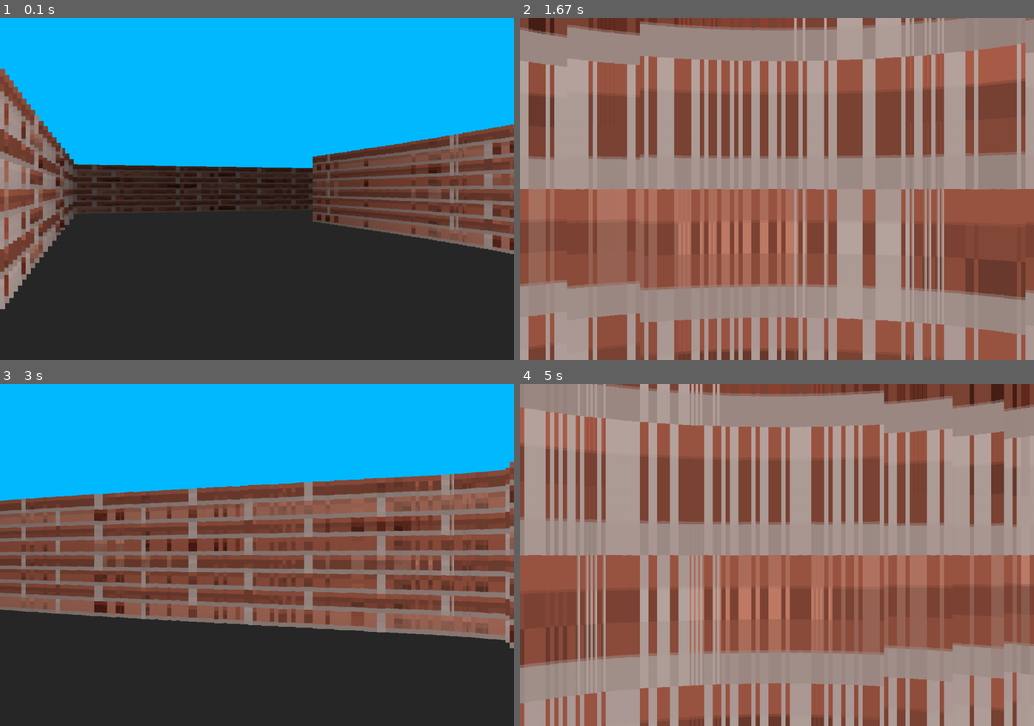
Above: before the commit, frames 1-4 (two rows, left to right).
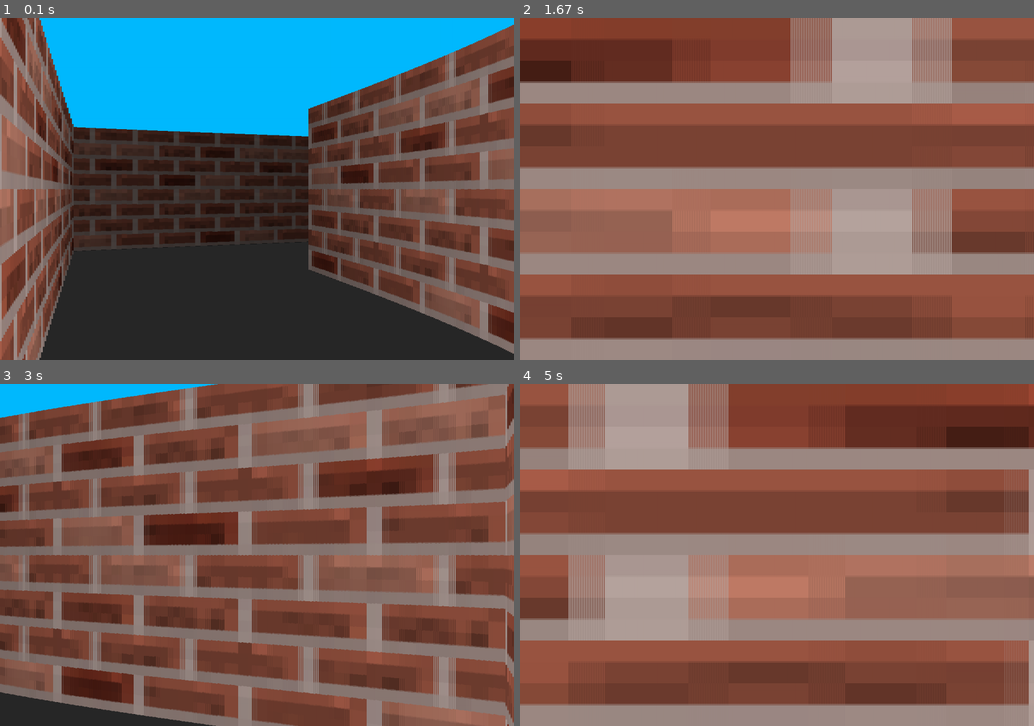
Above: after the commit, the same moments.

Repository: drboss06/yandex_pygame
Game: pygame game, started from main.py
The game is run twice, just before and just after one commit, with the same random seed, the same clock (stepped at 60 frames per second) and the same inputs.
Inputs (mouse positions are in pixels of both pictures, inside the frame that each line leads up to):
- Up to frame 1 (0.1 s): no input
- Up to frame 2 (1.67 s): hold Right 0.33-0.8 s; move the mouse to (756, 202) at 0.37 s; hold Right 0.83-1.3 s; move the mouse to (941, 178) at 0.87 s; hold Left from 1.33 s (still down); move the mouse to (653, 192) at 1.37 s
- Up to frame 3 (3 s): release Left at 1.87 s; hold Left 1.9-2.3 s; move the mouse to (97, 503) at 1.93 s; hold Right 2.33-2.97 s; move the mouse to (334, 435) at 2.37 s
- Up to frame 4 (5 s): hold Left 3-3.47 s; move the mouse to (838, 585) at 3.03 s; hold Right 3.5-3.97 s; move the mouse to (787, 438) at 3.53 s; hold Right 4-4.47 s; move the mouse to (591, 544) at 4.03 s; hold Left from 4.5 s (still down); move the mouse to (782, 589) at 4.53 s

The runs differ from the first frame. In frame 1, 39% of the frame differs, in the area x 0-100%, y 0-100%; in frame 2, 66%; in frame 3, 79%; in frame 4, 66%.

Commit message:
Texture fix

Diff:
--- a/main.py
+++ b/main.py
@@ -4,28 +4,39 @@
 import setings as st
 from map import info_colis, worlds
 from random import randint
+from spriteobjects import *
 
 pygame.init()
 disp = pygame.display.set_mode((st.width, st.height))
 clock = pygame.time.Clock()
 running = True
 tab = False
+sprites = Sprites()
+
+
+def mapping(a, b):
+    return (a // st.TILE) * st.TILE, (b // st.TILE) * st.TILE
+
+
+def world(world_objects):
+    for obj in sorted(world_objects, key=lambda n: n[0], reverse=True):
+        if obj[0]:
+            d, object, object_pos = obj
+            disp.blit(object, object_pos)
+            pro = (st.half_height - object_pos[1])*2
+            col = 255 / (1 + d * d * 0.00002)
+            pygame.gfxdraw.box(disp, pygame.Rect(object_pos[0], object_pos[1], st.scale, pro+1), (0, 0, 0, 255 - int(col)))
+
 
 class Draw:
     def __init__(self):
-
-        self.magicvar = 1
-        self.well = pygame.image.load('img1.png').convert()
-        self.texArray = pygame.PixelArray(self.well)
-        self.dirX, self.dirY = 1.0, 0.0
-        self.planeX, self.planeY = 0.0, 0.66
+        self.textures = {'1': pygame.image.load('img1.png').convert()}
         self.mat = randint(1, 20)
 
     def start_screen(self):
         intro_text = ['СПАСИБО ЗА 100 БАЛЛОВ','',
                         'Делали эту хуйню' if self.mat < 3 else 'Делали эту фигню',
                         'Zeldini, sadfun, ArtiArtem']
-
 
         fon = pygame.transform.scale(pygame.image.load('fon.png'), (st.width, st.height))
         disp.blit(fon, (0, 0))
@@ -41,47 +52,49 @@
             disp.blit(string_rendered, intro_rect)
 
     def ray_cast(self, player, disp, player_pos, player_angle):
-        si = math.sin(st.player_angle)
-        co = math.cos(st.player_angle)
+        walls = []
         cur_a = player_angle - st.half_fov
         xo, yo = player_pos
-        k = 0
-        for i in range(st.num_rays):
+        xm, ym = mapping(xo, yo)
+        for ray in range(st.num_rays):
             si = math.sin(cur_a)
             co = math.cos(cur_a)
-            if not si:
-                si = 1 * 10 ** -15
-
-            if not co:
-                co = 1 * 10 ** -15
-            k += 1
-            for j in range(st.max_depth):
-                varx = xo + j * co
-                vary = yo + j * si
-                de_v = (varx - xo) / co
-                de_h = (vary - yo) / si
-                yv = yo + de_v * si
-                xh = xo + de_h * co
-                if (varx // 100 * 100, vary // 100 * 100) in worlds:
-                    j *= math.cos(player_angle - cur_a)
-                    if j != 0:
-                        pro = int(st.proj_co / j)
-                        col = 255 / (1 + j * j * 0.00002)
-                        if de_h <= de_v:
-                            ofset = yv
-                        else:
-                            ofset = xh
-                        ofset = int(ofset) % 100 * self.magicvar
-                        well_col = self.well.subsurface(ofset * st.tx_scale, 0, st.tx_scale,
-                                                        st.tx_hight)
-                        well_col = pygame.transform.scale(well_col, (st.tx_scale, pro))
-
-                        disp.blit(well_col, (i * st.scale, st.half_height - pro // 2))
-                        pygame.gfxdraw.box(disp, pygame.Rect(i * st.scale, st.half_height - pro // 2,
-                                                             st.scale + 2, pro),
-                                           (0, 0, 0, 255 - int(col)))
-                        break
+            si = si if si else 0.000001
+            co = co if co else 0.000001
+            x, dx = (xm + st.TILE, 1) if co >= 0 else (xm, -1)
+            for _ in range(0, st.width, st.TILE):
+                depth_v = (x - xo) / co
+                yv = yo + depth_v * si
+                tile_v = mapping(x + dx, yv)
+                if tile_v in worlds:
+                    texture_v = worlds[tile_v]
+                    break
+                x += dx * st.TILE
+            y, dy = (ym + st.TILE, 1) if si >= 0 else (ym, -1)
+            for _ in range(0, st.height, st.TILE):
+                depth_h = (y - yo) / si
+                xh = xo + depth_h * co
+                tile_h = mapping(xh, y + dy)
+                if tile_h in worlds:
+                    texture_h = worlds[tile_h]
+                    break
+                y += dy * st.TILE
+
+            dep, ofset, texture = (depth_v, yv, texture_v) if depth_v < depth_h else (
+                depth_h, xh, texture_h)
+
+            ofset = int(ofset) % st.TILE
+            dep *= math.cos(player_angle - cur_a)
+            # dep = max(dep, 0.00001)
+            # pro = int(st.proj_co / dep)
+            pro = min(int(st.proj_co / dep), 2 * st.height)
+            well_col = self.textures[texture].subsurface(ofset * st.tx_scale, 0, st.tx_scale,
+                                                         st.tx_hight)
+            well_col = pygame.transform.scale(well_col, (st.scale, pro))
+            wall_pos = (ray * st.scale, st.half_height - pro // 2)
+            walls.append((dep, well_col, wall_pos))
             cur_a += st.delta_angle
+        world(walls + [obj.object_locate(player, walls) for obj in sprites.list_of_objects])
 
 
 class Player:
@@ -154,12 +167,6 @@
         if event.type == pygame.KEYUP:
             if event.key == pygame.K_ESCAPE:
                 running = False
-            if event.key == pygame.K_q:
-                draw.magicvar = round(0.1 + draw.magicvar, 2)
-            print(draw.magicvar)
-            if event.key == pygame.K_e:
-                draw.magicvar = round(-0.1 + draw.magicvar, 2)
-            print(draw.magicvar)
             if event.key == pygame.K_TAB:
                 tab = False
         if event.type == pygame.KEYDOWN:
@@ -180,7 +187,7 @@
                 pygame.draw.rect(disp, (255, 0, 0), (x // 10, y // 10, 10, 10))
             else:
                 pygame.draw.rect(disp, (0, 255, 0), (x // 10, y // 10, 10, 10), 2)
-
+        x, y = 0, 0
     pygame.display.flip()
     clock.tick(st.fps)
 
--- a/map.py
+++ b/map.py
@@ -1,16 +1,14 @@
 import pygame
 from mazegen import generate
 from gen_map import way
-from setings import maze_length, maze_width
+from setings import maze_length, maze_width, TILE
 
 tx_map = generate(maze_length, maze_width)
 
-
-
-worlds = set()
+worlds = {}
 info_colis = []
 for i, j in enumerate(tx_map):
     for k, n in enumerate(j):
         if n == '1':
-            worlds.add((k * 100, i * 100))
+            worlds[(k * TILE, i * TILE)] = '1'
             info_colis.append(pygame.Rect(k * 100, i * 100, 100, 100))
--- a/setings.py
+++ b/setings.py
@@ -1,21 +1,20 @@
 import math
+
+
+TILE = 100
 
 width = 1200
 height = 800
 half_width = width // 2
 half_height = height // 2
 
-# Maze
-maze_length = 33
-maze_width = 33
-
 fov = math.pi / 3
 half_fov = fov / 2
-num_rays = 120
+num_rays = 300
 max_depth = 800
 delta_angle = fov / num_rays
-dist = num_rays / (2 * math.tan((half_fov)))
-proj_co = 3 * dist * 100
+dist = num_rays / (2 * math.tan(half_fov))
+proj_co = 3 * dist * TILE
 scale = width // num_rays
 
 DOUBLE_PI = math.tau
@@ -24,10 +23,14 @@
 
 tx_width = 1200
 tx_hight = 1200
-tx_scale = tx_width // 100
+tx_scale = tx_width // TILE
+
+fps = 60
+
+# Maze
+maze_length = 33
+maze_width = 33
 
 player_pos = (112, 112)
 player_angle = 0
 player_speed = 8
-
-fps = 60
--- a/spriteobjects.py
+++ b/spriteobjects.py
@@ -5,11 +5,10 @@
 class Sprites:
     def __init__(self):
         self.sprite_types = {
-            'pedestal': pygame.image.load('0.png').convert_alpha(),
             'portal': pygame.image.load('portal.png').convert_alpha(),
         }
         self.list_of_objects = [
-            SpriteObject(self.sprite_types['portal'], True, (8.8, 2.5), 0.2, 2),
+            SpriteObject(self.sprite_types['portal'], True, (1.5, 1.5), 0.2, 2),
         ]
 
 TILE = 100
